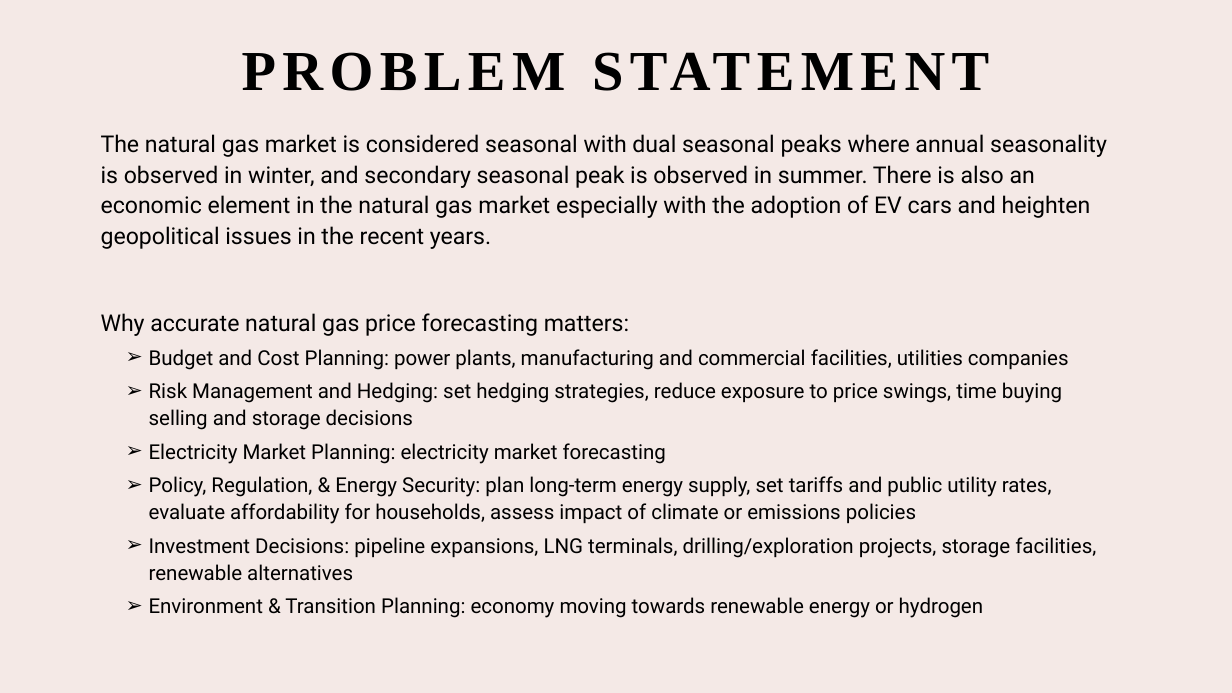
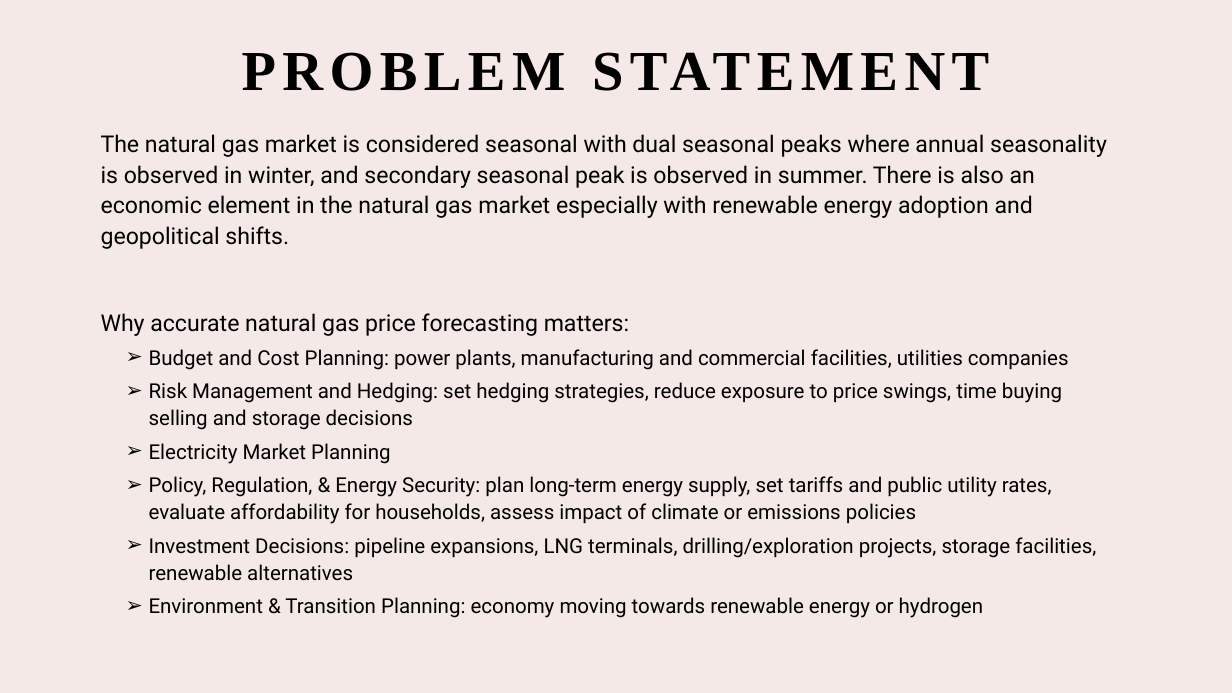
Before and after one commit to Dhruvi196/Business_Forecasting, a slide deck: slide 2 of Project/BusinessForecasting_Project.pptx. Drawn at 1232x693 pixels with LibreOffice and Linux fonts; fonts in the diff are those of the drawing. Boxes give left, top, right and bottom in pixels: in the first picture for what was removed or moved away, otherwise in the second. Text is boxed around its words. In the diff, an @@ line names an element or a change of style, - is before the commit and + after.

Commit message:
Natural Gas Prices Forecasting Project

```diff
--- a/Project/BusinessForecasting_Project.pptx
+++ b/Project/BusinessForecasting_Project.pptx
@@ text at <box>101,134,1107,249</box>: text changed @@
-The natural gas market is considered seasonal with dual seasonal peaks where annual seasonality is observed in winter, and secondary seasonal peak is observed in summer. There is also an economic element in the natural gas market especially with the adoption of EV cars and heighten geopolitical issues in the recent years.
+The natural gas market is considered seasonal with dual seasonal peaks where annual seasonality is observed in winter, and secondary seasonal peak is observed in summer. There is also an economic element in the natural gas market especially with renewable energy adoption and geopolitical shifts.
@@ text at <box>149,443,390,464</box>: text changed @@
-  ➢ Electricity Market Planning: electricity market forecasting
+  ➢ Electricity Market Planning
```
Also in this commit, not shown: 6 other slides changed.
